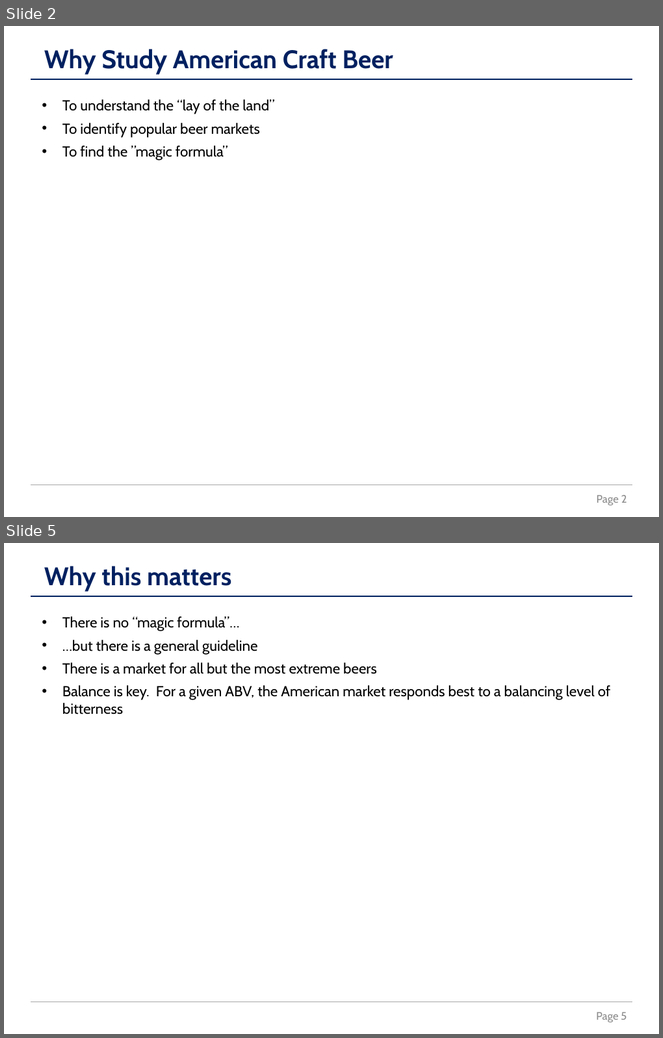
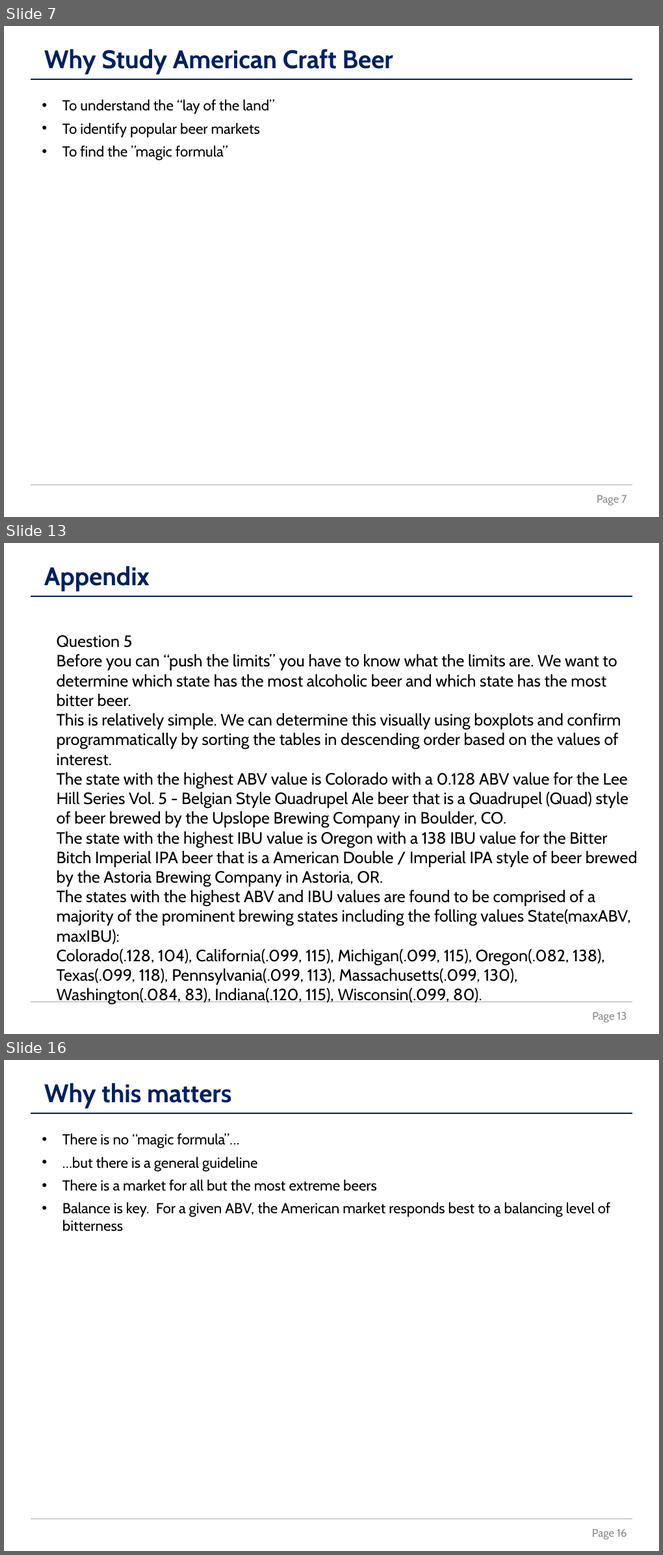
Before and after one commit to la-mar/DDS_Case_Study_1, a slide deck: docs/revised_presentation_from_template.pptx. Shown one above the other, each under a label of ours: slides 2 and 5 before the commit, slides 7, 13 and 16 after it; the slides between them are not shown. The pictures are 663x1038 and 663x1555 pixels, drawn with LibreOffice and Linux fonts; fonts in the diff are those of the drawing. Boxes give left, top, right and bottom in pixels: in the first picture for what was removed or moved away, otherwise in the second. Text is boxed around its words. In the diff, an @@ line names an element or a change of style, - is before the commit and + after.

```diff
--- a/docs/revised_presentation_from_template.pptx
+++ b/docs/revised_presentation_from_template.pptx
@@ slide 13 added at (4,543,659,1034), background #FFFFFF @@
@@ text added at (44,566,150,592), 28 pt, text #002060, bold @@
+Appendix
@@ line added from (30, 596) to (633, 596), #002060 1 pt @@
@@ text added at (57,635,638,1005), 18 pt, text #000000 @@
+Question 5
+Before you can “push the limits” you have to know what the limits are. We want to determine which state has the most alcoholic beer and which state has the most bitter beer.
+This is relatively simple. We can determine this visually using boxplots and confirm programmatically by sorting the tables in descending order based on the values of interest.
+The state with the highest ABV value is Colorado with a 0.128 ABV value for the Lee Hill Series Vol. 5 - Belgian Style Quadrupel Ale beer that is a Quadrupel (Quad) style of beer brewed by the Upslope Brewing Company in Boulder, CO.
+The state with the highest IBU value is Oregon with a 138 IBU value for the Bitter Bitch Imperial IPA beer that is a American Double / Imperial IPA style of beer brewed by the Astoria Brewing Company in Astoria, OR.
+The states with the highest ABV and IBU values are found to be comprised of a majority of the prominent brewing states including the folling values State(maxABV, maxIBU):
+Colorado(.128, 104), California(.099, 115), Michigan(.099, 115), Oregon(.082, 138), Texas(.099, 118), Pennsylvania(.099, 113), Massachusetts(.099, 130), Washington(.084, 83), Indiana(.120, 115), Wisconsin(.099, 80).
@@ line added from (30, 1003) to (633, 1003), #A6A6A6 1 pt @@
@@ page number added at (592,1012,627,1023), 12 pt, text #8C8C8C @@
+Page 13
@@ what was slide 2 is now slide 7 @@
@@ page number at (597,495,627,506): text changed @@
-Page 2
+Page 7
@@ what was slide 5 is now slide 16 @@
@@ page number at (592,1529,627,1540): text changed @@
-Page 5
+Page 16
```
Also in this commit, not shown: 3 slides changed, 10 other slides added, 13 other files.
